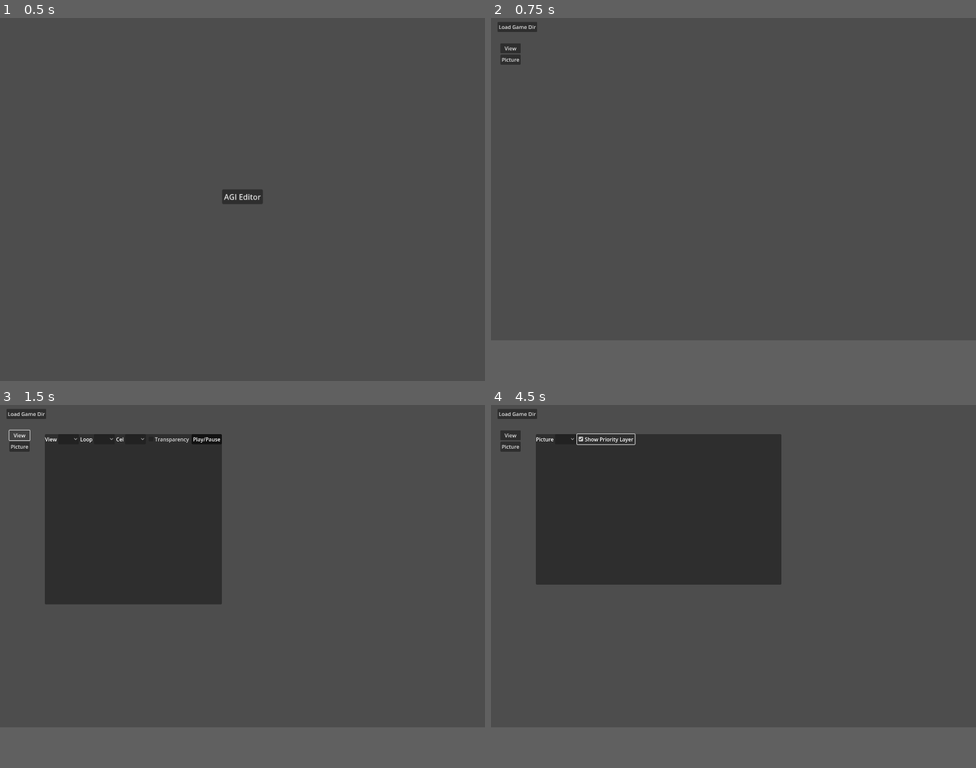
Above: before the commit, frames 1-4 (two rows, left to right).
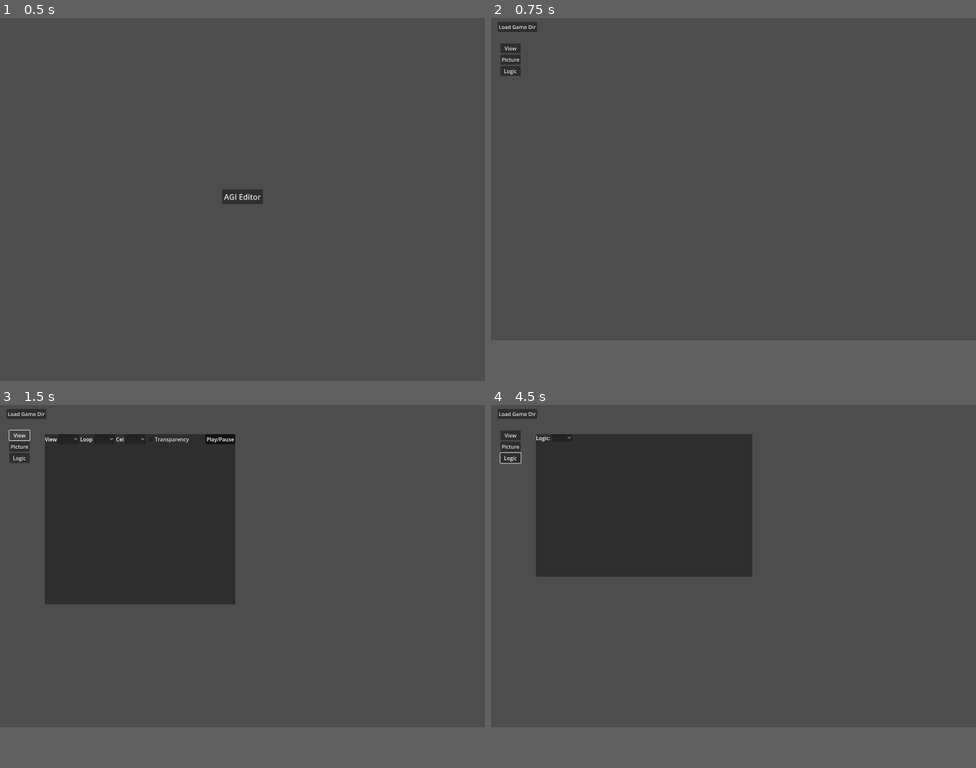
Above: after the commit, the same moments.

Repository: jastadj/agigodot
Game: Godot game, scene res://scenes/main/main.tscn
Two runs of this game, one before a commit and one after it. Both use one fixed random seed, a clock stepped at 60 frames per second and the inputs below.
Inputs (mouse positions are in pixels of both pictures, inside the frame that each line leads up to):
- Up to frame 1 (0.5 s): no input
- Up to frame 2 (0.75 s): click "AGI Editor" at 0.5 s
- Up to frame 3 (1.5 s): click "View" at 1.25 s
- Up to frame 4 (4.5 s): click "Picture" at 2 s; click (563, 444) at 2.75 s; click (510, 463) at 3.5 s, where only the run after the commit has a clickable "Logic"; click (607, 444) at 4.25 s, where only the run before the commit has a clickable "Show Priority Layer"

Frame 1 is identical in both runs. In frame 2, 0.1% of the frame differs, in the area x 2-7%, y 13-16%; in frame 3, 1.5%; in frame 4, 3.8%, in the area x 1-60%, y 7-50%.
Error in both runs: Invalid access of index '-1' on a base object of type: 'Array'. (res://system/agi/data/view.gd:24)

Commit message:
picture and logic wip

Diff:
--- a/scenes/agieditor/agieditor.gd
+++ b/scenes/agieditor/agieditor.gd
@@ -1,6 +1,8 @@
 extends Node2D
 
-@onready var view_viewer = $CanvasLayer/ui/Tools/ViewViewer
+@onready var view_viewer = $CanvasLayer/ui/Tools/view_viewer
+@onready var picture_viewer = $CanvasLayer/ui/Tools/picture_viewer
+@onready var logic_viewer = $CanvasLayer/ui/Tools/logic_viewer
 
 func _ready():
 
@@ -25,8 +27,12 @@
 
 func _on_button_view_pressed():
 	_hide_tools()
-	$CanvasLayer/ui/Tools/ViewViewer.show()
+	view_viewer.show()
 
 func _on_button_picture_pressed():
 	_hide_tools()
-	$CanvasLayer/ui/Tools/PictureViewer.show()
+	picture_viewer.show()
+
+func _on_button_logic_pressed():
+	_hide_tools()
+	logic_viewer.show()
--- a/scenes/agieditor/agieditor.tscn
+++ b/scenes/agieditor/agieditor.tscn
@@ -1,8 +1,9 @@
-[gd_scene load_steps=4 format=3 uid="uid://crjrteng800a8"]
+[gd_scene load_steps=5 format=3 uid="uid://crjrteng800a8"]
 
 [ext_resource type="Script" path="res://scenes/agieditor/agieditor.gd" id="1_lcw7k"]
 [ext_resource type="PackedScene" uid="uid://bifqdo5mrvyxg" path="res://scenes/agieditor/view/view_viewer.tscn" id="2_5hgi5"]
-[ext_resource type="Script" path="res://scenes/agieditor/picture/picture_viewer.gd" id="3_vgxca"]
+[ext_resource type="PackedScene" uid="uid://c7x1li6aoclli" path="res://scenes/agieditor/picture/picture_viewer.tscn" id="3_2moiq"]
+[ext_resource type="Script" path="res://scenes/agieditor/logic/logic_viewer.gd" id="4_2db2n"]
 
 [node name="agieditor" type="Node2D"]
 script = ExtResource("1_lcw7k")
@@ -50,6 +51,10 @@
 layout_mode = 2
 text = "Picture"
 
+[node name="ButtonLogic" type="Button" parent="CanvasLayer/ui/VBoxContainer2"]
+layout_mode = 2
+text = "Logic"
+
 [node name="Tools" type="CenterContainer" parent="CanvasLayer/ui"]
 layout_mode = 1
 offset_left = 139.0
@@ -58,44 +63,40 @@
 offset_bottom = 94.0
 mouse_filter = 2
 
-[node name="ViewViewer" parent="CanvasLayer/ui/Tools" instance=ExtResource("2_5hgi5")]
+[node name="view_viewer" parent="CanvasLayer/ui/Tools" instance=ExtResource("2_5hgi5")]
 visible = false
 layout_mode = 2
 
-[node name="PictureViewer" type="Control" parent="CanvasLayer/ui/Tools"]
-layout_mode = 2
-script = ExtResource("3_vgxca")
-
-[node name="PanelContainer" type="PanelContainer" parent="CanvasLayer/ui/Tools/PictureViewer"]
-layout_mode = 0
-offset_right = 759.0
-offset_bottom = 465.0
-
-[node name="VBoxContainer" type="VBoxContainer" parent="CanvasLayer/ui/Tools/PictureViewer/PanelContainer"]
+[node name="picture_viewer" parent="CanvasLayer/ui/Tools" instance=ExtResource("3_2moiq")]
+visible = false
 layout_mode = 2
 
-[node name="HBoxContainer" type="HBoxContainer" parent="CanvasLayer/ui/Tools/PictureViewer/PanelContainer/VBoxContainer"]
+[node name="logic_viewer" type="Control" parent="CanvasLayer/ui/Tools"]
+layout_mode = 2
+script = ExtResource("4_2db2n")
+
+[node name="PanelContainer" type="PanelContainer" parent="CanvasLayer/ui/Tools/logic_viewer"]
+layout_mode = 0
+offset_right = 669.0
+offset_bottom = 441.0
+
+[node name="VBoxContainer" type="VBoxContainer" parent="CanvasLayer/ui/Tools/logic_viewer/PanelContainer"]
 layout_mode = 2
 
-[node name="Label" type="Label" parent="CanvasLayer/ui/Tools/PictureViewer/PanelContainer/VBoxContainer/HBoxContainer"]
+[node name="HBoxContainer" type="HBoxContainer" parent="CanvasLayer/ui/Tools/logic_viewer/PanelContainer/VBoxContainer"]
 layout_mode = 2
-text = "Picture"
 
-[node name="OptionButtonPictures" type="OptionButton" parent="CanvasLayer/ui/Tools/PictureViewer/PanelContainer/VBoxContainer/HBoxContainer"]
+[node name="Label" type="Label" parent="CanvasLayer/ui/Tools/logic_viewer/PanelContainer/VBoxContainer/HBoxContainer"]
+layout_mode = 2
+text = "Logic:"
+
+[node name="OptionButtonLogicList" type="OptionButton" parent="CanvasLayer/ui/Tools/logic_viewer/PanelContainer/VBoxContainer/HBoxContainer"]
 custom_minimum_size = Vector2(64, 0)
 layout_mode = 2
-
-[node name="CheckBoxPriority" type="CheckBox" parent="CanvasLayer/ui/Tools/PictureViewer/PanelContainer/VBoxContainer/HBoxContainer"]
-layout_mode = 2
-text = "Show Priority Layer"
-
-[node name="TextureRectPicture" type="TextureRect" parent="CanvasLayer/ui/Tools/PictureViewer/PanelContainer/VBoxContainer"]
-layout_mode = 2
-stretch_mode = 2
 
 [connection signal="pressed" from="CanvasLayer/ui/VBoxContainer/ButtonLoadGameDir" to="." method="_on_button_load_game_dir_pressed"]
 [connection signal="dir_selected" from="CanvasLayer/ui/FileDialogGameDir" to="." method="_on_file_dialog_game_dir_dir_selected"]
 [connection signal="pressed" from="CanvasLayer/ui/VBoxContainer2/ButtonView" to="." method="_on_button_view_pressed"]
 [connection signal="pressed" from="CanvasLayer/ui/VBoxContainer2/ButtonPicture" to="." method="_on_button_picture_pressed"]
-[connection signal="item_selected" from="CanvasLayer/ui/Tools/PictureViewer/PanelContainer/VBoxContainer/HBoxContainer/OptionButtonPictures" to="CanvasLayer/ui/Tools/PictureViewer" method="_on_option_button_pictures_item_selected"]
-[connection signal="toggled" from="CanvasLayer/ui/Tools/PictureViewer/PanelContainer/VBoxContainer/HBoxContainer/CheckBoxPriority" to="CanvasLayer/ui/Tools/PictureViewer" method="_on_check_box_priority_toggled"]
+[connection signal="pressed" from="CanvasLayer/ui/VBoxContainer2/ButtonLogic" to="." method="_on_button_logic_pressed"]
+[connection signal="item_selected" from="CanvasLayer/ui/Tools/logic_viewer/PanelContainer/VBoxContainer/HBoxContainer/OptionButtonLogicList" to="CanvasLayer/ui/Tools/logic_viewer" method="_on_option_button_logic_list_item_selected"]
--- /dev/null
+++ b/scenes/agieditor/logic/logic_viewer.gd
@@ -0,0 +1,27 @@
+extends Control
+
+@onready var logic_list = $PanelContainer/VBoxContainer/HBoxContainer/OptionButtonLogicList
+
+var logic = null
+
+func _ready():
+	connect("visibility_changed", _on_visibility_changed)
+
+func _on_visibility_changed():
+	if visible:
+		_update_logic_list()
+		if logic_list.item_count > 0:
+			_select_logic(0)
+
+func _update_logic_list():
+	logic_list.clear()
+
+	for i in range(0, System.agi.logdir.size()):
+		logic_list.add_item(str(i))
+
+func _select_logic(index:int):
+	logic = Logic.load_logic(index)
+	logic_list.select(index)
+
+func _on_option_button_logic_list_item_selected(index):
+	_select_logic(index)
--- /dev/null
+++ b/scenes/agieditor/picture/picture_viewer.tscn
@@ -0,0 +1,38 @@
+[gd_scene load_steps=2 format=3 uid="uid://c7x1li6aoclli"]
+
+[ext_resource type="Script" path="res://scenes/agieditor/picture/picture_viewer.gd" id="1_xd0lp"]
+
+[node name="picture_viewer" type="Control"]
+layout_mode = 3
+anchors_preset = 0
+script = ExtResource("1_xd0lp")
+
+[node name="PanelContainer" type="PanelContainer" parent="."]
+layout_mode = 0
+offset_right = 759.0
+offset_bottom = 465.0
+
+[node name="VBoxContainer" type="VBoxContainer" parent="PanelContainer"]
+layout_mode = 2
+
+[node name="HBoxContainer" type="HBoxContainer" parent="PanelContainer/VBoxContainer"]
+layout_mode = 2
+
+[node name="Label" type="Label" parent="PanelContainer/VBoxContainer/HBoxContainer"]
+layout_mode = 2
+text = "Picture"
+
+[node name="OptionButtonPictures" type="OptionButton" parent="PanelContainer/VBoxContainer/HBoxContainer"]
+custom_minimum_size = Vector2(64, 0)
+layout_mode = 2
+
+[node name="CheckBoxPriority" type="CheckBox" parent="PanelContainer/VBoxContainer/HBoxContainer"]
+layout_mode = 2
+text = "Show Priority Layer"
+
+[node name="TextureRectPicture" type="TextureRect" parent="PanelContainer/VBoxContainer"]
+layout_mode = 2
+stretch_mode = 2
+
+[connection signal="item_selected" from="PanelContainer/VBoxContainer/HBoxContainer/OptionButtonPictures" to="." method="_on_option_button_pictures_item_selected"]
+[connection signal="toggled" from="PanelContainer/VBoxContainer/HBoxContainer/CheckBoxPriority" to="." method="_on_check_box_priority_toggled"]
--- a/scenes/agieditor/view/view_viewer.tscn
+++ b/scenes/agieditor/view/view_viewer.tscn
@@ -2,7 +2,7 @@
 
 [ext_resource type="Script" path="res://scenes/agieditor/view/viewviewer.gd" id="1_0jwg6"]
 
-[node name="ViewViewer" type="Control"]
+[node name="view_viewer" type="Control"]
 layout_mode = 3
 anchors_preset = 0
 offset_left = 295.0
@@ -14,7 +14,7 @@
 
 [node name="PanelContainer" type="PanelContainer" parent="."]
 layout_mode = 0
-offset_right = 528.0
+offset_right = 589.0
 offset_bottom = 526.0
 
 [node name="VBoxContainer" type="VBoxContainer" parent="PanelContainer"]
--- a/system/agi/agi.gd
+++ b/system/agi/agi.gd
@@ -3,8 +3,14 @@
 
 const AGI_WIDTH = 320
 const AGI_HEIGHT = 200
+const AGI_PICTURE_HEIGHT = AGI_HEIGHT - (8*4)
+const AGI_ENCRYPTION_STRING = "Avis Durgan"
 
 var colors = []
+
+# internal
+var vars
+var flags
 
 # volumes
 var volumes = []
@@ -18,6 +24,14 @@
 # words
 var wordgroups
 
+func _init():
+
+	# init variables and flags
+	vars = []
+	flags = []
+	for i in range(0, 256):
+		vars.append(int(0))
+		flags.append(bool(false))
 
 
 func _ready():
@@ -91,3 +105,11 @@
 	# picdir
 	var picdirfilename = _gamedir + "/PICDIR"
 	picdir = Directory.load_directory(picdirfilename, 2.0)
+
+	# logdir
+	var logdirfilename = _gamedir + "/LOGDIR"
+	logdir = Directory.load_directory(logdirfilename, 2.0)
+
+	# snddir
+	var snddirfilename = _gamedir + "/SNDDIR"
+	snddir = Directory.load_directory(snddirfilename, 2.0)
--- /dev/null
+++ b/system/agi/data/logic.gd
@@ -0,0 +1,43 @@
+class_name Logic
+extends Node
+
+static func load_logic(logdir_index):
+	# logic dictionary description
+	# TBD
+
+	# is index valid?
+	if logdir_index >= System.agi.logdir.size():
+		return null
+
+	# get directory entry
+	var d_entry = System.agi.logdir[logdir_index]
+
+	# is entry valid?
+	if !Directory.is_entry_valid(d_entry):
+		return null
+
+	###########
+	# DIR ENTRY
+
+	# get offset
+	var pos:int = d_entry["o"]
+
+	# get volume
+	var vol:FileAccess = System.agi.volumes[d_entry["v"]]
+
+	# seek to view entry offset in volume
+	vol.seek(pos)
+
+	# Logic Header
+	var text_offset:int = (vol.get_8() & (vol.get_8() << 8)) + 5
+	var script_data = PackedByteArray()
+
+	print("logic text offset:", text_offset, ", pos:", pos)
+
+	# read script data (until start of text offset)
+	while pos < text_offset:
+		print(pos)
+		script_data.append(vol.get_8())
+		pos += 1
+
+	print("Loaded ", script_data.size(), " bytes for logic ", logdir_index)
--- a/system/agi/data/picture.gd
+++ b/system/agi/data/picture.gd
@@ -1,8 +1,8 @@
 class_name Picture
 extends Node
 
-const PICTURE_BG_COLOR = 15
-const PRIORITY_BG_COLOR = 4
+var _picture_bg_color = System.agi.colors[15]
+var _priority_bg_color = System.agi.colors[4]
 
 var _pos:int = 0
 var _data:PackedByteArray
@@ -118,10 +118,10 @@
 	_draw_pos = Vector2i(0,0)
 
 	# init images
-	_img_picture = Image.create(AGI.AGI_WIDTH/2, AGI.AGI_HEIGHT, false, Image.FORMAT_RGBA8)
-	_img_priority = Image.create(AGI.AGI_WIDTH/2, AGI.AGI_HEIGHT, false, Image.FORMAT_RGBA8)
-	_img_picture.fill(System.agi.colors[PICTURE_BG_COLOR])
-	_img_priority.fill(System.agi.colors[PRIORITY_BG_COLOR])
+	_img_picture = Image.create(AGI.AGI_WIDTH/2, AGI.AGI_PICTURE_HEIGHT, false, Image.FORMAT_RGBA8)
+	_img_priority = Image.create(AGI.AGI_WIDTH/2, AGI.AGI_PICTURE_HEIGHT, false, Image.FORMAT_RGBA8)
+	_img_picture.fill(_picture_bg_color)
+	_img_priority.fill(_priority_bg_color)
 
 	# run picture draw commands
 	while _pos < _data.size():
@@ -204,7 +204,89 @@
 
 		# FLOOD FILL
 		elif cmd == DRAW_CMD.DRAW_FILL:
-			pass
+
+			while 1:
+
+				# end of data or end of cmd?
+				if _is_next_eof() or _is_next_cmd():
+					break
+
+				var ffpos = Vector2i(_get_next(), _get_next())
+				var tgt_image = _img_picture
+
+				# draw modes disabled?  why do a flood fill...
+				if !_draw_picture_enabled and !_draw_priority_enabled:
+					continue
+
+				# trying to floodfill on a non-bg pixel? do nothing
+				if _draw_picture_enabled:
+					if !_is_pixel_color(ffpos, _img_picture, _picture_bg_color):
+						continue
+				else:
+					if !_is_pixel_color(ffpos, _img_priority, _priority_bg_color):
+						continue
+
+				# start the flood fill queue
+				var ffqueue = [ffpos]
+
+				# flood fill
+				while !ffqueue.is_empty():
+
+					# pop and set pixel from queue
+					var fpos = ffqueue.pop_front()
+					_draw_pixel(fpos)
+
+					#################
+					# check adjacents
+
+					if _draw_picture_enabled:
+						# left
+						var lpos = fpos + Vector2i(-1,0)
+						if _is_pixel_color(lpos, _img_picture, _picture_bg_color):
+							_draw_pixel(lpos)
+							ffqueue.append(lpos)
+
+						# right
+						var rpos = fpos + Vector2i(1,0)
+						if _is_pixel_color(rpos, _img_picture, _picture_bg_color):
+							_draw_pixel(rpos)
+							ffqueue.append(rpos)
+
+						# up
+						var upos = fpos + Vector2i(0,-1)
+						if _is_pixel_color(upos, _img_picture, _picture_bg_color):
+							_draw_pixel(upos)
+							ffqueue.append(upos)
+
+						# down
+						var dpos = fpos + Vector2i(0,1)
+						if _is_pixel_color(dpos, _img_picture, _picture_bg_color):
+							_draw_pixel(dpos)
+							ffqueue.append(dpos)
+					else:
+						# left
+						var lpos = fpos + Vector2i(-1,0)
+						if _is_pixel_color(lpos, _img_priority, _priority_bg_color):
+							_draw_pixel(lpos)
+							ffqueue.append(lpos)
+
+						# right
+						var rpos = fpos + Vector2i(1,0)
+						if _is_pixel_color(rpos, _img_priority, _priority_bg_color):
+							_draw_pixel(rpos)
+							ffqueue.append(rpos)
+
+						# up
+						var upos = fpos + Vector2i(0,-1)
+						if _is_pixel_color(upos, _img_priority, _priority_bg_color):
+							_draw_pixel(upos)
+							ffqueue.append(upos)
+
+						# down
+						var dpos = fpos + Vector2i(0,1)
+						if _is_pixel_color(dpos, _img_priority, _priority_bg_color):
+							_draw_pixel(dpos)
+							ffqueue.append(dpos)
 
 
 		# PEN SIZE/STYLE
@@ -245,14 +327,24 @@
 
 	return [_img_picture, _img_priority]
 
+func _is_pixel_color(pos:Vector2i, img:Image, color: Color):
+	if pos.x < 0 or pos.x >= img.get_width() or pos.y < 0 or pos.y >= img.get_height():
+		return false
+	return (img.get_pixel(pos.x, pos.y) == color)
+
 # draws a pixel at current draw_pos & current color
 # applied to both priority and picture images (if enabled)
-func _draw_pixel(pos:Vector2i):
-
-	if _draw_picture_enabled:
+func _draw_pixel(pos:Vector2i, force_picture = null, force_priority = null):
+
+	if force_picture == null:
+		force_picture = _draw_picture_enabled
+	if force_priority == null:
+		force_priority = _draw_priority_enabled
+
+	if force_picture:
 		_img_picture.set_pixel(pos.x, pos.y, _picture_color)
 
-	if _draw_priority_enabled:
+	if force_priority:
 		_img_priority.set_pixel(pos.x, pos.y, _priority_color)
 
 	# set the current draw position here
@@ -280,23 +372,18 @@
 	var addX:float = float(height)
 	var addY:float = float(width)
 
-	#debug
-	if p1.x != p2.x and p1.y != p2.y:
-		if (p1 - p2).length() > 3:
-			print("found non ortho line")
-
 	if height != 0:
-		addX = float(width) / abs(height)
+		addX = float(width) / float(abs(height))
 
 	if width != 0:
-		addY = float(height) / abs(width)
+		addY = float(height) / float(abs(width))
 
 	if abs(width) > abs(height):
 		y = p1.y
 		if width == 0:
 			addX = 0
 		else:
-			addX = width / abs(width)
+			addX = float(width) / float(abs(width))
 		x = p1.x
 		while x != p2.x:
 			_draw_pixel(Vector2i(_round(x, addX), _round(y, addY)))
@@ -308,7 +395,7 @@
 		if height == 0:
 			addY = 0
 		else:
-			addY = height / abs(height)
+			addY = float(height) / float(abs(height))
 		y = p1.y
 		while y != p2.y:
 			_draw_pixel(Vector2i(_round(x, addX), _round(y,addY)))
@@ -318,4 +405,18 @@
 
 func _draw_pen(pos:Vector2i, texture_id:int = -1):
 
-	_draw_pixel(pos)
+	var pwidth = _pen_size + 1
+	var pheight = (_pen_size * 2) + 1
+	var offset:Vector2i
+
+	# if pen size is 0, its a 1x1 pixel
+	if _pen_size == 0:
+		pheight = 1
+
+	# set the brush offset
+	offset.x = floor(pwidth/2)
+	offset.y = floor(pheight/2)
+
+	if _pen_shape == PEN_SHAPE.RECTANGLE:
+		if _pen_style == PEN_STYLE.SOLID:
+			pass
